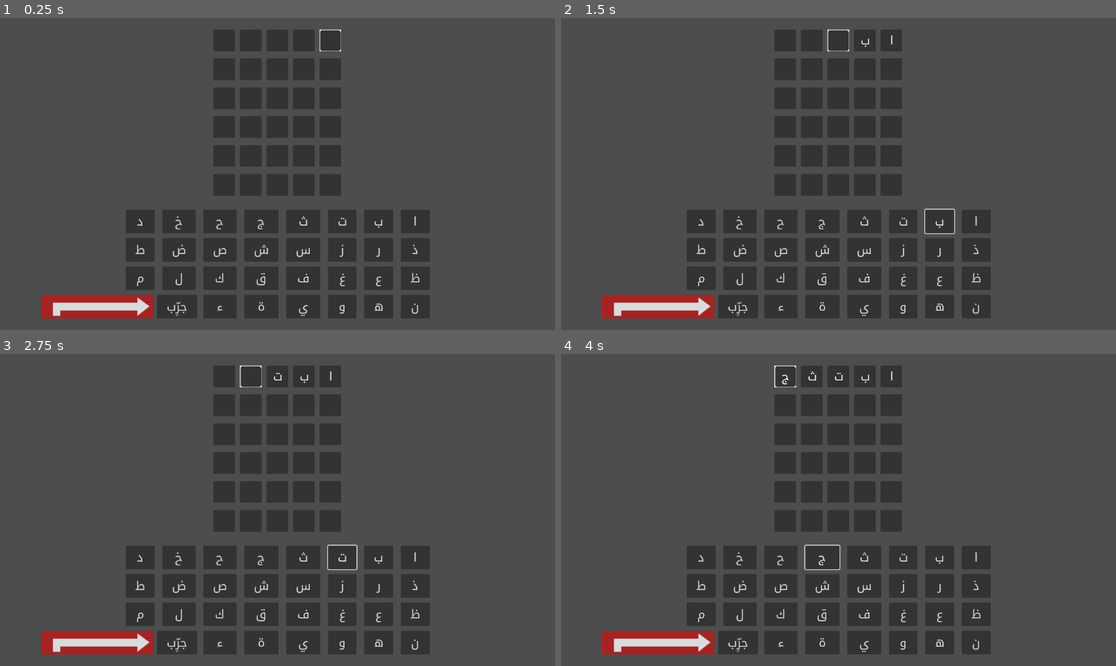
Above: before the commit, frames 1-4 (two rows, left to right).
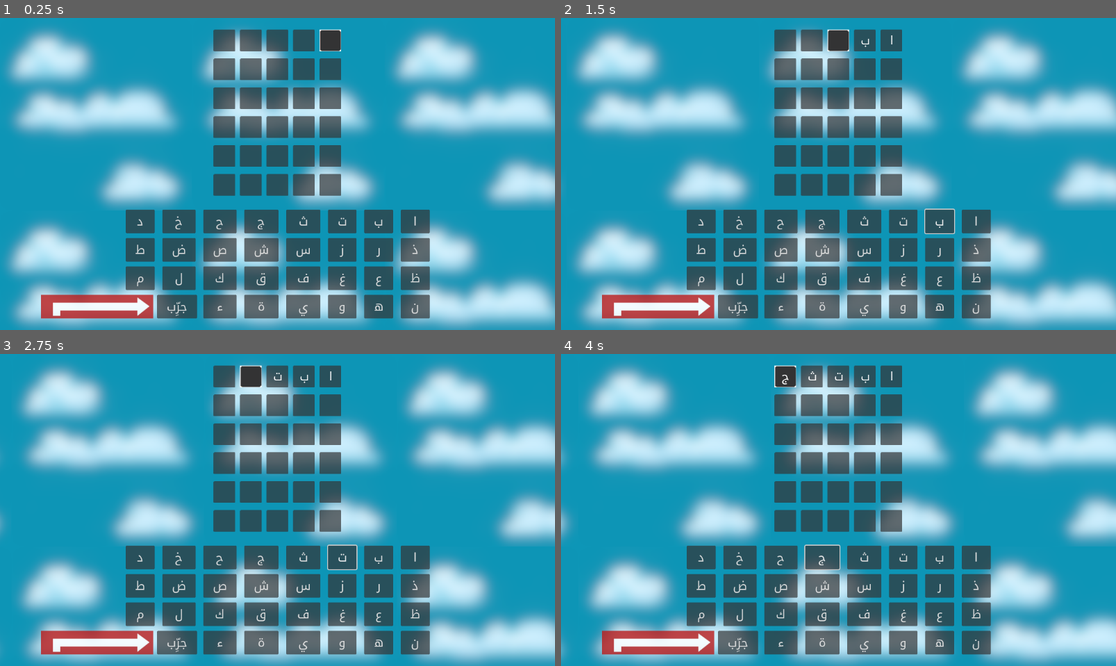
Above: after the commit, the same moments.

Repository: ammar-elmesaly/Kalimat
Game: Godot game, scene res://scenes/main.tscn
Two runs of this game, one before a commit and one after it. Both use one fixed random seed, a clock stepped at 60 frames per second and the inputs below.
Inputs:
- Up to frame 1 (0.25 s): no input
- Up to frame 2 (1.5 s): click "ا" at 0.5 s; click "ب" at 1.25 s
- Up to frame 3 (2.75 s): click "ت" at 2 s
- Up to frame 4 (4 s): click "ث" at 2.75 s; click "ج" at 3.5 s

The runs differ from the first frame. In frame 1, 99% of the frame differs, in the area x 0-100%, y 0-100%; in frame 2, 99%; in frame 3, 99%; in frame 4, 99%.

Commit message:
Add new feautures such as background, refactor logic and basic dictionary

Diff:
--- a/scenes/main.tscn
+++ b/scenes/main.tscn
@@ -1,10 +1,16 @@
-[gd_scene load_steps=12 format=3 uid="uid://vsb4akym35c"]
+[gd_scene load_steps=18 format=3 uid="uid://vsb4akym35c"]
 
 [ext_resource type="Script" path="res://scripts/main.gd" id="1_hkxhb"]
 [ext_resource type="Texture2D" uid="uid://b57locmlwn6r1" path="res://resources/empty_slot.png" id="1_xslwc"]
 [ext_resource type="FontFile" uid="uid://bfb8f7ty8ty6y" path="res://resources/Noto_Kufi_Arabic/NotoKufiArabic-VariableFont_wght.ttf" id="2_5x7mt"]
+[ext_resource type="Texture2D" uid="uid://chomveywrgmam" path="res://resources/sky_small_blurred.png" id="2_uumms"]
 [ext_resource type="Script" path="res://scenes/key_0.gd" id="4_legka"]
 [ext_resource type="Texture2D" uid="uid://v2gt2gqqgsx0" path="res://resources/delete.png" id="4_xy1eb"]
+[ext_resource type="AudioStream" uid="uid://bnddumbtltoxo" path="res://resources/sfx/click.mp3" id="7_cxv03"]
+[ext_resource type="Script" path="res://scripts/parallax_background.gd" id="8_cstcv"]
+[ext_resource type="AudioStream" uid="uid://dc3vlllsxt5t8" path="res://resources/sfx/enter.mp3" id="8_l5tyu"]
+[ext_resource type="AudioStream" uid="uid://dtycutxbxxgyw" path="res://resources/sfx/wrong.mp3" id="8_u8q6v"]
+[ext_resource type="AudioStream" uid="uid://ycq4e82j062j" path="res://resources/sfx/right.mp3" id="9_d16bv"]
 
 [sub_resource type="StyleBoxTexture" id="StyleBoxTexture_70r5x"]
 texture = ExtResource("1_xslwc")
@@ -39,7 +45,7 @@
 grow_horizontal = 2
 grow_vertical = 2
 script = ExtResource("1_hkxhb")
-metadata/_edit_vertical_guides_ = [1160.0, 1143.0]
+metadata/_edit_vertical_guides_ = [1160.0, -2.0]
 
 [node name="words" type="Control" parent="."]
 layout_mode = 1
@@ -1225,5 +1231,35 @@
 theme_override_styles/pressed = SubResource("StyleBoxTexture_tng7k")
 theme_override_styles/normal = SubResource("StyleBoxTexture_1sluw")
 
+[node name="sfx" type="Node" parent="."]
+
+[node name="click" type="AudioStreamPlayer2D" parent="sfx"]
+stream = ExtResource("7_cxv03")
+volume_db = 9.0
+
+[node name="win" type="AudioStreamPlayer2D" parent="sfx"]
+stream = ExtResource("8_l5tyu")
+volume_db = -0.065
+
+[node name="wrong" type="AudioStreamPlayer2D" parent="sfx"]
+stream = ExtResource("8_u8q6v")
+
+[node name="right" type="AudioStreamPlayer2D" parent="sfx"]
+stream = ExtResource("9_d16bv")
+
+[node name="ParallaxBackground" type="ParallaxBackground" parent="."]
+script = ExtResource("8_cstcv")
+
+[node name="ParallaxLayer" type="ParallaxLayer" parent="ParallaxBackground"]
+motion_offset = Vector2(1, 0)
+motion_mirroring = Vector2(400, 400)
+
+[node name="TextureRect" type="TextureRect" parent="ParallaxBackground/ParallaxLayer"]
+offset_left = -1152.0
+offset_right = 5.0
+offset_bottom = 654.0
+texture = ExtResource("2_uumms")
+stretch_mode = 1
+
 [connection signal="pressed" from="keyboard/check" to="." method="_on_check_pressed"]
 [connection signal="pressed" from="keyboard/erase" to="." method="_on_erase_pressed"]
--- a/scripts/main.gd
+++ b/scripts/main.gd
@@ -5,16 +5,28 @@
 @onready var right = preload("res://resources/right_slot.png")
 @onready var selected = preload("res://resources/selected_slot.png")
 @onready var wrong = preload("res://resources/wrong_slot.png")
+@onready var statusDict = {
+	"empty" : empty,
+	"misplaced" : misplaced,
+	"right" : right,
+	"wrong" : wrong
+}
+
 const WORD_LENGTH : int = 5
 const ALPHABET_LETTER_NUMBER : int = 30
 
 var row : int = 0
 var col : int = 0
-var word : String = "طاووس"
-var guessedWordArray = ["", "", "", "", ""]
+var answer : String
+var guessedWordArray : Array[String] = ["", "", "", "", ""]
 var statusArray = Array()
 
+var input_blocked : bool = false
+var dictionarySet : Dictionary
+
 func _ready() -> void:
+	dictionarySet = loadDictionary()
+	answer = randomWord(dictionarySet)
 	statusArray.resize(ALPHABET_LETTER_NUMBER)  # This sets the array for keeping keyboard buttons status
 	statusArray.fill("empty")					# (Yellow, Green, Dark Gray)
 	get_node("words/rows").get_child(row).get_child(col).get_node("Slot").texture = selected
@@ -23,6 +35,8 @@
 		key.pressed.connect(_on_key_pressed.bind(key.text))  # This sets the buttons for listenting and binds the text as an argument
 
 func _on_key_pressed(letter : String) -> void:
+	if input_blocked:
+		return
 	var slot = get_node("words/rows").get_child(row).get_child(col)
 	slot.get_node("Label").text = letter
 	slot.get_node("Slot").texture = empty
@@ -31,14 +45,24 @@
 		col += 1
 	slot = get_node("words/rows").get_child(row).get_child(col)
 	slot.get_node("Slot").texture = selected
-
+	# play click sound
+	get_node("sfx/click").play()
 
 func _on_check_pressed() -> void:
+	if input_blocked:
+		return
+	input_blocked = true
+	const alphabet : String = "ابتثجحخدذرزسشصضطظعغفقكلمنهويةء"
+	var answerArray = answer.split("")
+	var guessedWord : String = ''.join(guessedWordArray)
+	print(dictionarySet.has(guessedWord))
+	if len(guessedWord) != 5 or !dictionarySet.has(guessedWord):
+		input_blocked = false
+		return
+	for i in range(WORD_LENGTH):
 
-	const alphabet = "ابتثجحخدذرزسشصضطظعغفقكلمنهويةء"
-	var wordArray = word.split("")
+		await get_tree().create_timer(0.5).timeout  # time delay between each iteration
 
-	for i in range(WORD_LENGTH):
 		# Set a new style box for each letter in the keyboard instead of them sharing the same
 		# Stylebox
 		var styleBox = StyleBoxTexture.new()
@@ -49,18 +73,22 @@
 		var slotSprite = get_node("words/rows").get_child(row).get_child(i).get_node("Slot")
 		var alphabetIndex : int = alphabet.find(guessedWordArray[i])  # index of the letter in Arabic Alphabet
 
-		var charIndexInAnswer : int = wordArray.find(guessedWordArray[i], i)  # if letter found in word it stores its index in the answer word
-		var charIndexInGuessedWord : int = guessedWordArray.find(guessedWordArray[i], i+1)
-		if (charIndexInGuessedWord != -1 or charIndexInAnswer == -1) and i != charIndexInAnswer:
+		var charIndexInAnswer : int = answerArray.find(guessedWordArray[i], 0)  # if letter found in word it stores its index in the answer word
+		# this condition is the core logic of the game
+		if guessedWordArray.slice(i).count(guessedWordArray[i]) > answerArray.count(guessedWordArray[i]) and i != charIndexInAnswer:
 			slotSprite.texture = wrong
 			setStatus(styleBox, alphabetIndex, "wrong")
+			get_node("sfx/wrong").play()
 
 		elif i == charIndexInAnswer:
 				slotSprite.texture = right
 				setStatus(styleBox, alphabetIndex, "right")
+				answerArray[i] = ""
+				get_node("sfx/right").play()
 		else:
 			slotSprite.texture = misplaced
 			setStatus(styleBox, alphabetIndex, "misplaced")
+			get_node("sfx/wrong").play()
 
 		# The keyboard key node
 		var keyboardKey = get_node("keyboard/GridContainer").get_child(alphabetIndex)
@@ -69,22 +97,27 @@
 		keyboardKey.add_theme_stylebox_override("pressed", styleBox)
 		keyboardKey.add_theme_stylebox_override("hover", styleBox)
 
-	if ("".join(guessedWordArray) == word):
+	if ("".join(guessedWordArray) == answer):
 		print("You win!")
+		get_node("sfx/win").play()
 		return
-
 	col = 0
 	row += 1
 	if row > 5:
 		print("you lose")
+		print(answer)
 		return
 	var slot = get_node("words/rows").get_child(row).get_child(col)
 	slot.get_node("Slot").texture = selected
+	input_blocked = false
 
 func _on_erase_pressed() -> void:
+	if input_blocked:
+		return
 	var slot = get_node("words/rows").get_child(row).get_child(col)
 	slot.get_node("Label").text = ""
 	slot.get_node("Slot").texture = empty
+	guessedWordArray[col] = ""
 	if (col != 0):
 		col -= 1
 	slot = get_node("words/rows").get_child(row).get_child(col)
@@ -98,11 +131,23 @@
 	elif status == "wrong" and statusArray[index] != "right" and statusArray[index] != "misplaced":
 		statusArray[index] = "wrong"
 
-	if statusArray[index] == "right":
-		styleBox.texture = right
-	elif statusArray[index] == "misplaced":
-		styleBox.texture = misplaced
-	elif statusArray[index] == "wrong":
-		styleBox.texture = wrong
-	else:
-		styleBox.texture = empty
+	styleBox.texture = statusDict[statusArray[index]]
+
+func loadDictionary() -> Dictionary:
+	var file = FileAccess.open('res://resources/arabic_dict.txt', FileAccess.READ)
+	var dict : Dictionary = {}
+	if file:
+		while !file.eof_reached():
+			var word = file.get_line()
+			dict[word] = null
+	return dict
+
+func randomWord(dict : Dictionary) -> String:
+	var dictSize : int = dict.size()
+	var randomIndex : int = randi() % dictSize
+	var i : int = 0
+	for word in dict:
+		if i == randomIndex:
+			return word
+		i += 1
+	return ""
--- /dev/null
+++ b/scripts/parallax_background.gd
@@ -0,0 +1,5 @@
+extends ParallaxBackground
+
+
+func _process(delta: float) -> void:
+	self.scroll_offset.x += 10 * delta
Not shown, removed: resources/AlMesbah.csv.import
Not shown, added: resources/arabic_dict.txt
Binary file changed: resources/empty_slot.png
Binary file changed: resources/misplaced_slot.png
Binary file changed: resources/right_slot.png
Not shown, added: resources/sfx/click.mp3.import
Not shown, added: resources/sfx/enter.mp3.import
Not shown, added: resources/sfx/right.mp3.import
Not shown, added: resources/sfx/wrong.mp3.import
Binary file added: resources/sky_small.png
Not shown, added: resources/sky_small.png.import
Binary file added: resources/sky_small_blurred.png
(and 9 more such lines)
